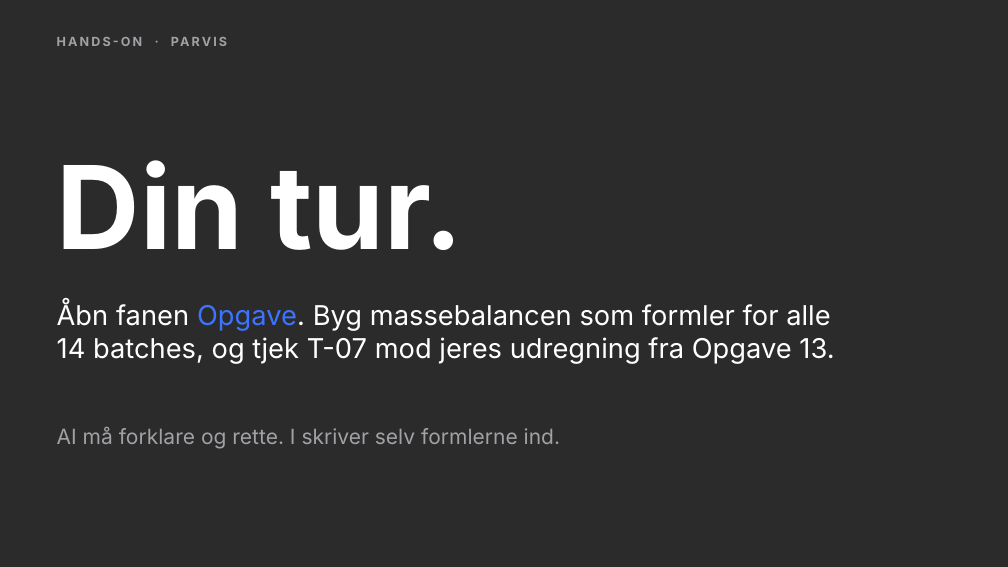
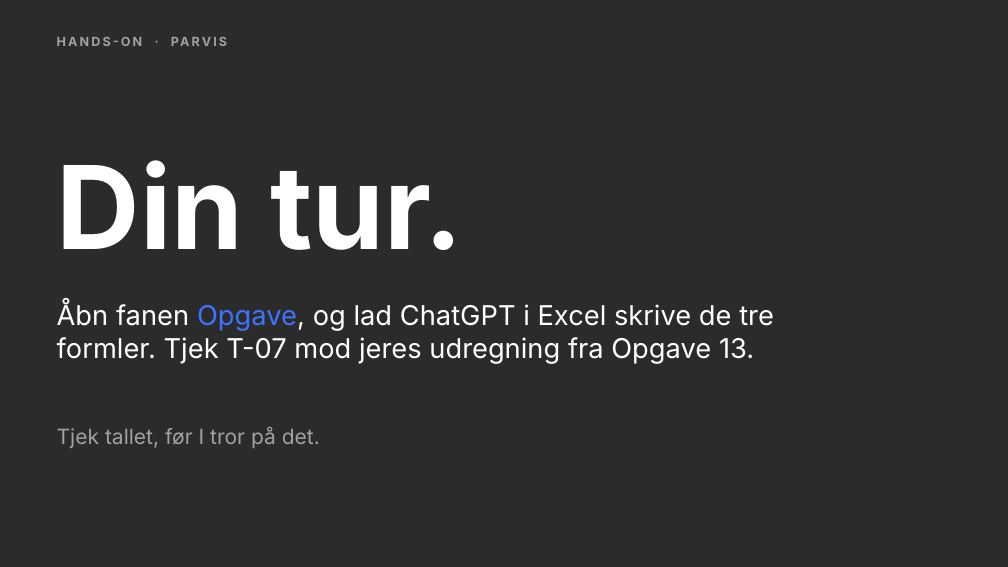
Before and after one commit to andr8769-ui/ucl-ai-undervisning, a slide deck: slide 35 of private/proces/praesentation.pptx. Drawn at 1008x567 pixels with LibreOffice and Linux fonts; fonts in the diff are those of the drawing; background and template pictures are left out; a plain dark background stands for a picture behind light text. Boxes give left, top, right and bottom in pixels: in the first picture for what was removed or moved away, otherwise in the second. Text is boxed around its words. In the diff, an @@ line names an element or a change of style, - is before the commit and + after.

```diff
--- a/private/proces/praesentation.pptx
+++ b/private/proces/praesentation.pptx
@@ text at <box>57,302,774,364</box>: text changed @@
-Åbn fanen Opgave. Byg massebalancen som formler for alle 14 batches, og tjek T-07 mod jeres udregning fra Opgave 13.
+Åbn fanen Opgave, og lad ChatGPT i Excel skrive de tre formler. Tjek T-07 mod jeres udregning fra Opgave 13.
@@ text at <box>57,427,320,448</box>: text changed @@
-AI må forklare og rette. I skriver selv formlerne ind.
+Tjek tallet, før I tror på det.
```
Also in this commit, not shown: 1 other slide changed, 1 slide added, 1 slide removed, 15 other files.
